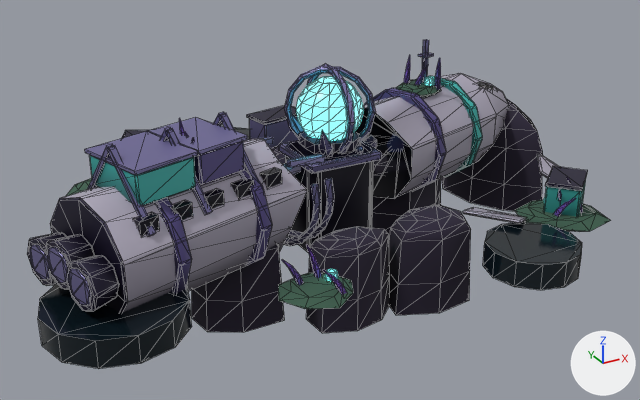
An edit to the glTF model public/assets/shared/sites/crash-site-nacre.glb, drawn before and after from the same camera.
The view is the same before and after, from a camera (50 mm lens) standing at (-3.71, -6.56, 3.28) and looking at (-0.08, 0.03, -0.01). Every picture has the same lights, and +X, +Y and +Z are marked at lower right. The picture after the commit comes second. Mesh edges are drawn as thin lines. Vertices at exactly the same position are counted once.

Objects in the first picture: 'site_crash_site_nacre_body', 'site_crash_site_nacre_core', 'site_crash_site_nacre_ruin'.
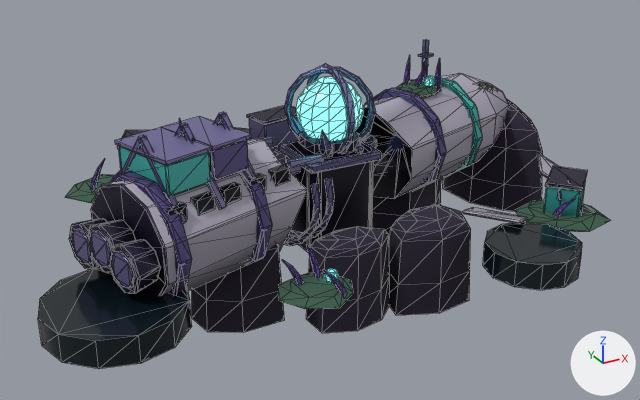
Diff of the bpy script that builds the scene:
```diff
--- a/public/assets/shared/sites/crash-site-nacre.glb.py
+++ b/public/assets/shared/sites/crash-site-nacre.glb.py
@@ me_site_crash_site_nacre_body @@
 me_site_crash_site_nacre_body.from_pydata(...)  # 2144 vertices, 3846 faces; spans x -2.85..2.95, y -2.05..2.25, z -0.69..1.25
 # used by ob_site_crash_site_nacre_body; location = (0.0, 0.0, 0.0)
+# me_site_crash_site_nacre_body part 1: the loose piece of 48 vertices spanning x -2.63..-2.32, y -1.24..-0.84, z 0.09..0.47 is moved by (0.33, 0.1, 0.0)
+# me_site_crash_site_nacre_body part 2: the loose piece of 48 vertices spanning x -2.7..-2.39, y -0.99..-0.59, z 0.16..0.54 is moved by (0.33, 0.1, 0.0)
+# me_site_crash_site_nacre_body part 3: the loose piece of 48 vertices spanning x -2.78..-2.47, y -0.74..-0.34, z 0.09..0.47 is moved by (0.33, 0.1, 0.0)
+# me_site_crash_site_nacre_body part 4: the loose piece of 48 vertices spanning x -2.62..-2.38, y -1.2..-0.9, z 0.14..0.42 is moved by (0.33, 0.1, 0.0)
+# me_site_crash_site_nacre_body part 5: the loose piece of 48 vertices spanning x -2.7..-2.45, y -0.94..-0.64, z 0.21..0.49 is moved by (0.33, 0.1, 0.0)
+# me_site_crash_site_nacre_body part 6: the loose piece of 48 vertices spanning x -2.77..-2.53, y -0.69..-0.39, z 0.14..0.42 is moved by (0.33, 0.1, 0.0)
+# me_site_crash_site_nacre_body part 7: the loose piece of 8 vertices spanning x -2.18..-2.0, y -1.08..-0.64, z 0.54..1.11 is moved by (0.26, 0.08, 0.0)
+# me_site_crash_site_nacre_body part 8: the loose piece of 8 vertices spanning x -2.3..-2.12, y -0.68..-0.23, z 0.54..1.11 is moved by (0.26, 0.08, 0.0)
+# me_site_crash_site_nacre_body part 9: the loose piece of 8 vertices spanning x -1.69..-1.51, y -0.93..-0.49, z 0.54..1.11 is moved by (0.13, 0.04, 0.0)
+# me_site_crash_site_nacre_body part 10: the loose piece of 8 vertices spanning x -1.82..-1.64, y -0.53..-0.08, z 0.54..1.11 is moved by (0.13, 0.04, 0.0)
+# me_site_crash_site_nacre_body part 11: the loose piece of 8 vertices spanning x -2.13..-1.96, y -1.06..-0.94, z 0.55..0.67 is moved by (0.24, 0.07, 0.0)
+# me_site_crash_site_nacre_body part 12: the loose piece of 8 vertices spanning x -1.85..-1.67, y -0.98..-0.85, z 0.55..0.67 is moved by (0.2, 0.06, 0.0)
+# me_site_crash_site_nacre_body part 13: the loose piece of 8 vertices spanning x -1.56..-1.38, y -0.89..-0.77, z 0.55..0.67 is moved by (0.16, 0.05, 0.0)
+# me_site_crash_site_nacre_body part 14: the loose piece of 8 vertices spanning x -1.27..-1.1, y -0.8..-0.68, z 0.55..0.67 is moved by (0.12, 0.04, 0.0)
+# me_site_crash_site_nacre_body part 15: the loose piece of 8 vertices spanning x -0.99..-0.81, y -0.71..-0.59, z 0.55..0.67 is moved by (0.09, 0.03, 0.0)
+# me_site_crash_site_nacre_body part 16: 16 of the vertices in x -1.73..-1.52, y -0.8..-0.2, z 0.72..1.01 are moved by (0.11, 0.04, 0.0)
+# me_site_crash_site_nacre_body part 17: all 8 vertices in x -2.08..-2.06, y -0.97..-0.93, z 0.72..1.01 are moved by (0.25, 0.08, 0.0)
+# me_site_crash_site_nacre_body part 18: all 8 vertices in x -2.27..-2.23, y -0.39..-0.36, z 0.72..1.01 are moved by (0.25, 0.08, 0.0)
+# me_site_crash_site_nacre_body part 19: 35 of the vertices in x -2.57..-2.29, y -1.2..-0.29, z -0.2..0.8 are moved by (0.33, 0.1, 0.0)
 me_site_crash_site_nacre_body.materials.append(mat_site_nacre_paint)
```

Boxes (x1, y1, x2, y2) around the edits, measured in the pictures (640 x 400 px; the box of a moved part takes in the faces that stretch with it):
'site_crash_site_nacre_body', reshaped: before (27, 39, 611, 369); after (38, 39, 611, 369)
part 1 of me_site_crash_site_nacre_body, moved or reshaped: before (67, 255, 119, 311); after (110, 239, 160, 293)
part 2 of me_site_crash_site_nacre_body, moved or reshaped: before (45, 235, 95, 289); after (88, 220, 136, 273)
part 3 of me_site_crash_site_nacre_body, moved or reshaped: before (27, 232, 67, 286); after (69, 218, 107, 269)
part 4 of me_site_crash_site_nacre_body, moved or reshaped: before (68, 269, 91, 305); after (111, 252, 134, 288)
part 5 of me_site_crash_site_nacre_body, moved or reshaped: before (47, 247, 69, 283); after (90, 232, 112, 267)
part 6 of me_site_crash_site_nacre_body, moved or reshaped: before (29, 245, 50, 280); after (71, 230, 92, 264)
part 7 of me_site_crash_site_nacre_body, moved or reshaped: before (107, 145, 156, 236); after (139, 136, 187, 223)
part 8 of me_site_crash_site_nacre_body, moved or reshaped: before (87, 144, 113, 190); after (121, 135, 144, 174)
part 9 of me_site_crash_site_nacre_body, moved or reshaped: before (165, 128, 213, 215); after (180, 124, 227, 209)
part 10 of me_site_crash_site_nacre_body, moved or reshaped: before (160, 127, 171, 141); after (175, 123, 186, 136)
part 11 of me_site_crash_site_nacre_body, moved or reshaped: before (133, 212, 160, 236); after (164, 202, 188, 219)
part 12 of me_site_crash_site_nacre_body, moved or reshaped: before (170, 200, 193, 220); after (191, 192, 215, 214)
part 13 of me_site_crash_site_nacre_body, moved or reshaped: before (204, 189, 224, 209); after (219, 182, 241, 204)
part 14 of me_site_crash_site_nacre_body, moved or reshaped: before (231, 179, 254, 199); after (246, 173, 266, 189)
part 15 of me_site_crash_site_nacre_body, moved or reshaped: before (260, 168, 282, 188); after (269, 165, 290, 185)
part 16 of me_site_crash_site_nacre_body, moved or reshaped: before (148, 117, 247, 185); after (162, 116, 251, 180)
part 17 of me_site_crash_site_nacre_body, moved or reshaped: before (135, 132, 198, 206); after (161, 127, 213, 195)
part 18 of me_site_crash_site_nacre_body, moved or reshaped: before (85, 131, 147, 203); after (115, 127, 167, 191)
part 19 of me_site_crash_site_nacre_body, moved or reshaped: before (50, 139, 307, 313); after (91, 139, 307, 295)
